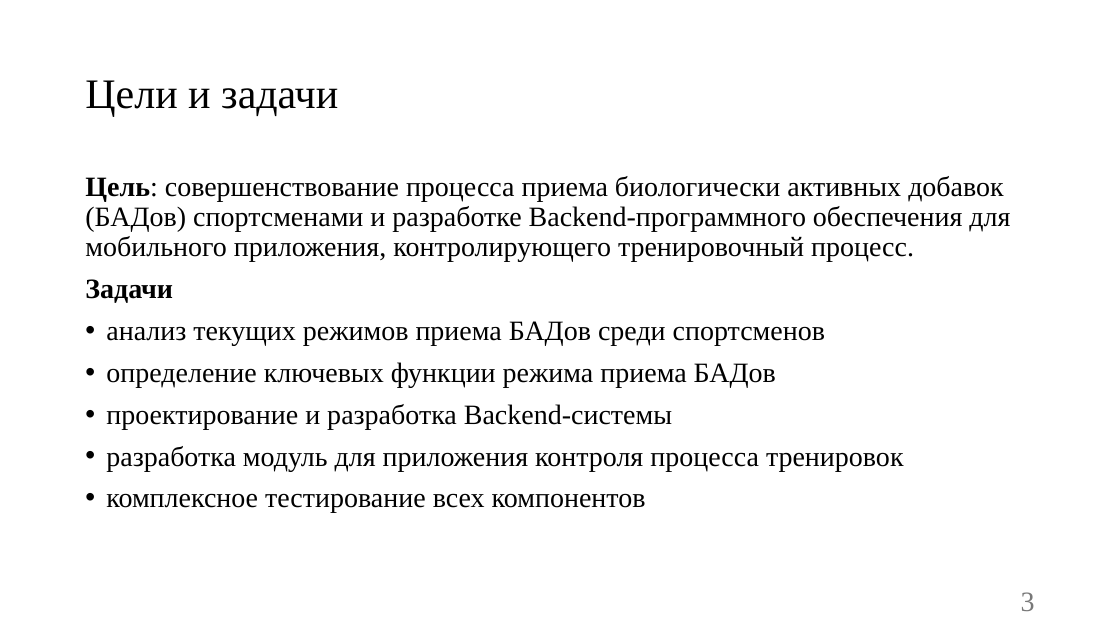
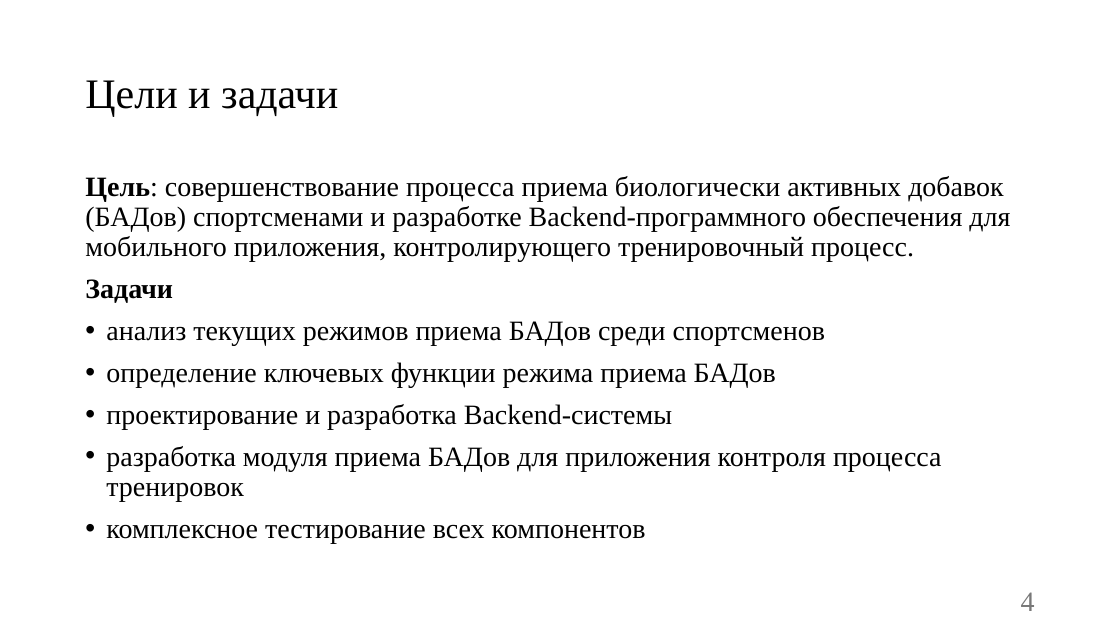
Before and after one commit to vadimgilka/SportApp, a slide deck: slide 4 of Documentation/Documentation Backend/Презентация-Чупинин-Антон-Павлович.pptx (slide 3 before the commit). Drawn at 1120x630 pixels with LibreOffice and Linux fonts; fonts in the diff are those of the drawing. Boxes give left, top, right and bottom in pixels: in the first picture for what was removed or moved away, otherwise in the second. Text is boxed around its words. In the diff, an @@ line names an element or a change of style, - is before the commit and + after.

```diff
--- a/Documentation/Documentation Backend/Презентация-Чупинин-Антон-Павлович.pptx
+++ b/Documentation/Documentation Backend/Презентация-Чупинин-Антон-Павлович.pptx
@@ text at (x1=106, y1=446, x2=942, y2=501): text changed @@
-• разработка модуль для приложения контроля процесса тренировок
+• разработка модуля приема БАДов для приложения контроля процесса тренировок
@@ page number at (x1=1021, y1=592, x2=1035, y2=611): text changed @@
-3
+4
```
Also in this commit, not shown: 4 other slides changed, 1 slide removed.
